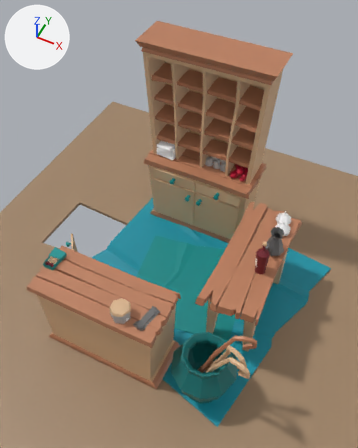
What one commit did to the FBX model Assets/Models/FurnitureObjects.fbx.
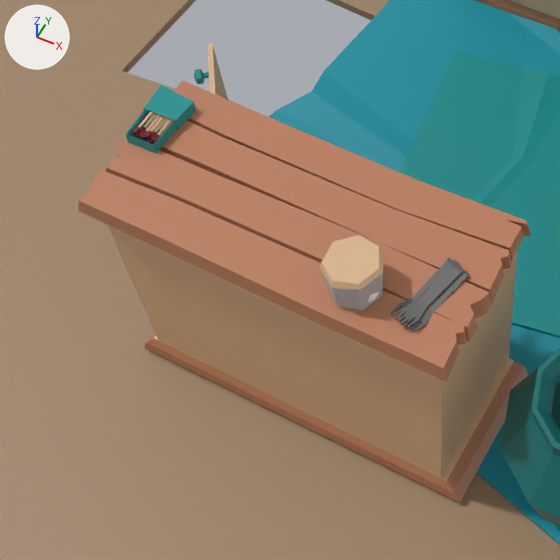
The first picture shows the older version from a camera (50 mm lens) standing at (1.45, -3.19, 4.95) and looking at (-0.09, -0.11, 1.1). The close-ups show both versions on the part from 0% to 53% of the width and 49% to 91% of the height of that picture; other places that the commit changed are outside them. Lighting does not change. The marker at upper left points along +X, +Y and +Z. Where no turn or scale is listed for an object, it has been applied to the vertices.

Before the edit, the objects in view are built like this:
```python
ob_jarlid = bpy.data.objects.new('JarLid', me_mesh_046)
ob_jarlid.location = (-0.108, -1.253, 1.095)
ob_match3 = bpy.data.objects.new('Match3', me_mesh_018)
ob_match3.parent = ob_matches
ob_match3.location = (2.432, 1.128, 0.84)
ob_match3.rotation_euler = (1.588, 0.0, 1.744)  # degrees (91, 0, 100)
ob_match3.scale = (0.915, 5.63, 0.915)
ob_match6 = bpy.data.objects.new('Match6', me_mesh_021)
ob_match6.parent = ob_matches
ob_match6.location = (-3.225, 1.811, 1.745)
ob_match6.rotation_euler = (1.588, 0.0, -1.462)  # degrees (91, 0, -84)
ob_match6.scale = (0.915, 5.63, 0.915)
ob_match7 = bpy.data.objects.new('Match7', me_mesh_022)
ob_match7.parent = ob_matches
ob_match7.location = (-0.69, 0.934, 1.671)
ob_match7.rotation_euler = (1.588, 0.0, 0.141)  # degrees (91, 0, 8.1)
ob_match7.scale = (0.915, 5.63, 0.915)
ob_match9 = bpy.data.objects.new('Match9', me_mesh_024)
ob_match9.parent = ob_matches
ob_match9.location = (-0.191, -0.157, 1.082)
ob_match9.rotation_euler = (1.588, 0.0, -2.936)  # degrees (91, 0, -168)
ob_match9.scale = (0.915, 5.63, 0.915)
ob_matchbox = bpy.data.objects.new('Matchbox', me_mesh_027)
ob_matchbox.location = (-1.047, -0.998, 0.974)
# also in view: 'Carpet01' at (0.01, 0.0, -0.04); 'floor' at (0.0, 0.0, -0.1); 'Cabinet02' at (-0.54, -0.89, 0.45); 'Canes1' at (0.76, -1.11, 0.53); 'Cabinet01' at (-0.33, 1.05, 1.16)
```
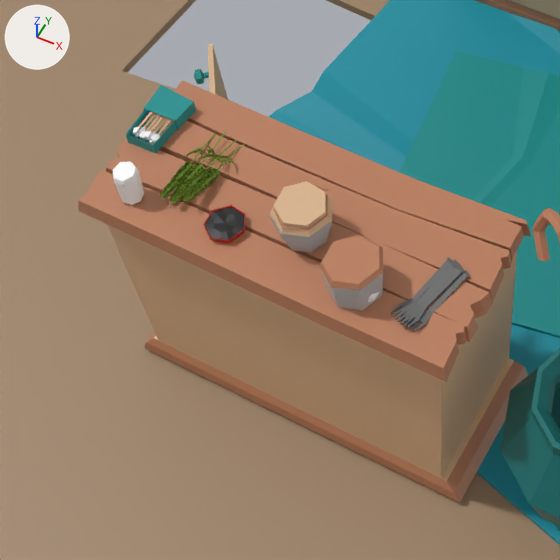
Diff of the bpy script that builds the scene:
```diff
--- a/Assets/Models/FurnitureObjects.fbx.py
+++ b/Assets/Models/FurnitureObjects.fbx.py
@@ me_mesh_046 @@
 me_mesh_046.from_pydata(...)  # 23 vertices, 28 faces; spans x -0.1..0.1, y -0.101..0.101, z -0.013..0.013
-me_mesh_046.materials.append(mat_m_wood)  # beige #dbb68f
+me_mesh_046.materials.append(mat_m_wood2)  # orange #bb7e5d
@@ ob_match9 @@
-ob_match9 = bpy.data.objects.new('Match9', me_mesh_024)
+ob_match9 = bpy.data.objects.new('Match9', me_mesh_026)
 ob_match9.parent = ob_matches
@@ ob_match7 @@
-ob_match7 = bpy.data.objects.new('Match7', me_mesh_022)
+ob_match7 = bpy.data.objects.new('Match7', me_mesh_024)
 ob_match7.parent = ob_matches
@@ ob_match3 @@
-ob_match3 = bpy.data.objects.new('Match3', me_mesh_018)
+ob_match3 = bpy.data.objects.new('Match3', me_mesh_020)
 ob_match3.parent = ob_matches
@@ ob_match6 @@
-ob_match6 = bpy.data.objects.new('Match6', me_mesh_021)
+ob_match6 = bpy.data.objects.new('Match6', me_mesh_023)
 ob_match6.parent = ob_matches
@@ ob_honeyjar @@
+ob_honeyjar = bpy.data.objects.new('HoneyJar', me_mesh_057)  # 159 vertices, 170 faces; spans x -0.107..0.096, y -0.103..0.109, z -0.092..0.091; in mat_m_wood2 (orange #bb7e5d), mat_m_wood (beige #dbb68f), mat_m_transparent (grey #bcbcbc), mat_m_honey (yellow #e3b100)
+ob_honeyjar.location = (-0.346, -1.159, 1.045)
@@ ob_soda @@
+ob_soda = bpy.data.objects.new('Soda', me_mesh_078)  # 67 vertices, 77 faces; spans x -0.0427..0.0426, y -0.0421..0.0422, z -0.0704..0.0704; in mat_m_white (white #ffffff)
+ob_soda.location = (-0.948, -1.287, 1.029)
@@ ob_sideritis @@
+ob_sideritis = bpy.data.objects.new('Sideritis', me_mesh_011_1)  # 940 vertices, 1136 faces; spans x -0.053..0.05, y -0.163..0.161, z -0.026..0.04; in mat_m_greens (green #7c9c33)
+ob_sideritis.location = (-0.846, -1.111, 0.97)
@@ ob_sideritis2 @@
+ob_sideritis2 = bpy.data.objects.new('Sideritis2', me_mesh_013_1)  # 940 vertices, 1136 faces; spans x -0.054..0.056, y -0.161..0.16, z -0.034..0.05; in mat_m_greens (green #7c9c33)
+ob_sideritis2.location = (-0.751, -1.097, 0.977)
@@ ob_sideritis3 @@
+ob_sideritis3 = bpy.data.objects.new('Sideritis3', me_mesh_012_1)  # 940 vertices, 1136 faces; spans x -0.052..0.058, y -0.163..0.161, z -0.023..0.032; in mat_m_greens (green #7c9c33)
+ob_sideritis3.location = (-0.784, -1.111, 0.977)
@@ ob_sideritis1 @@
+ob_sideritis1 = bpy.data.objects.new('Sideritis1', me_mesh_010_1)  # 940 vertices, 1136 faces; spans x -0.025..0.024, y -0.164..0.162, z -0.05..0.051; in mat_m_greens (green #7c9c33)
+ob_sideritis1.location = (-0.813, -1.097, 0.97)
@@ ob_gunpowder @@
+ob_gunpowder = bpy.data.objects.new('Gunpowder', me_mesh_077)  # 59 vertices, 56 faces; spans x -0.0686..0.0686, y -0.0691..0.0691, z -0.0162..0.0162; in mat_m_red (red #bc0000), mat_m_black (black #1e1e1e)
+ob_gunpowder.location = (-0.601, -1.253, 0.968)
@@ ob_canesolo @@
+ob_canesolo = bpy.data.objects.new('CaneSolo', me_mesh_004_1)  # 62 vertices, 66 faces; spans x -0.219..0.234, y -0.186..0.168, z -0.521..0.538; in mat_m_wood2 (orange #bb7e5d)
+ob_canesolo.location = (0.521, -0.977, 0.598)
```

What differs and where, as boxes [x1, y1, x2, y2] in the close-ups (560 x 560 px):
'HoneyJar', added (beige)
    after: [269, 181, 332, 253]
'JarLid', recoloured
    both: [319, 235, 383, 290]
'Gunpowder', added
    after: [203, 205, 246, 243]
'Soda', added
    after: [113, 161, 144, 205]
'CaneSolo', added
    after: [532, 208, 560, 261]
'Sideritis2', added (green)
    after: [183, 144, 245, 202]
'Sideritis', added (green)
    after: [160, 134, 216, 199]
'Sideritis3', added (green)
    after: [170, 140, 237, 203]
'Sideritis1', added
    after: [169, 130, 227, 204]
